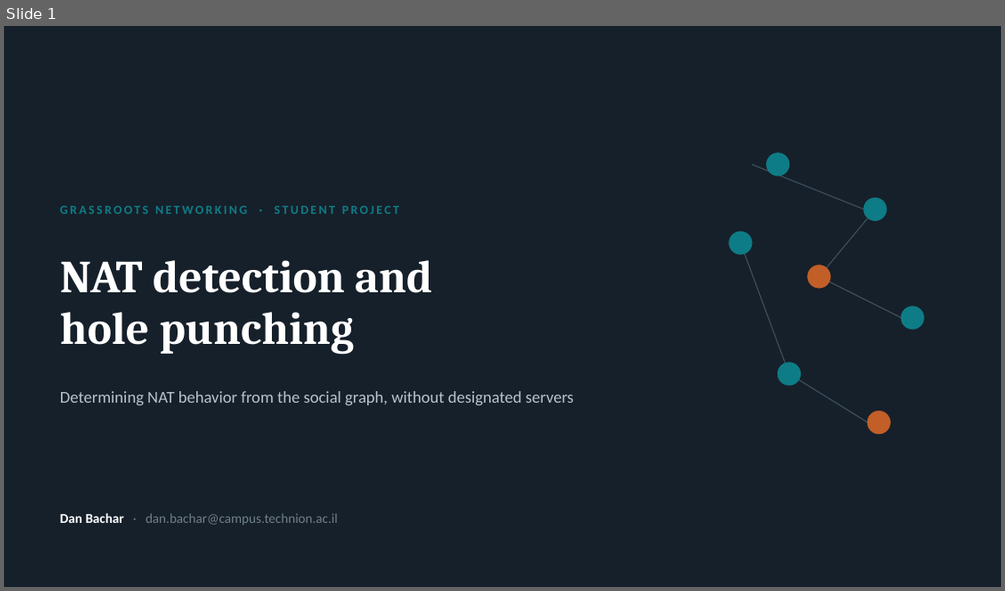
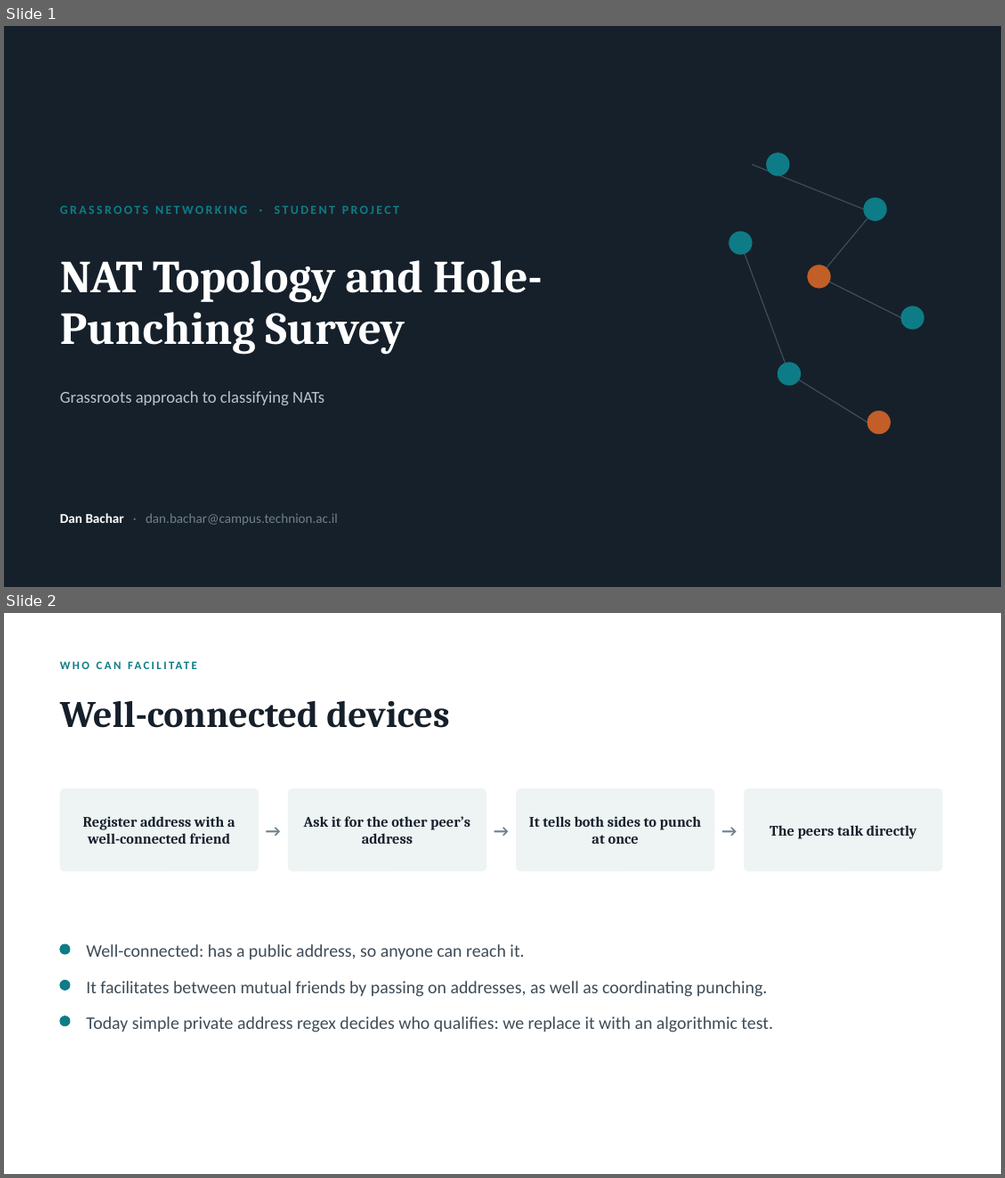
Before and after one commit to danbachar/grassroots-networking, a slide deck: docs/student-projects/grassroots-nat-project.pptx. Shown one above the other, each under a label of ours: slide 1 before the commit, slides 1 and 2 after it. The pictures are 1005x591 and 1005x1178 pixels, drawn with LibreOffice and Linux fonts; fonts in the diff are those of the drawing. Boxes give left, top, right and bottom in pixels: in the first picture for what was removed or moved away, otherwise in the second. Text is boxed around its words. In the diff, an @@ line names an element or a change of style, - is before the commit and + after.

```diff
--- a/docs/student-projects/grassroots-nat-project.pptx
+++ b/docs/student-projects/grassroots-nat-project.pptx
@@ slide 2 added at (x1=4, y1=613, x2=1001, y2=1174), background #FFFFFF @@
@@ text added at (x1=60, y1=700, x2=449, y2=728), 36 pt, text #16202A, bold @@
+Well-connected devices
@@ rounded rectangle added at (x1=60, y1=788, x2=259, y2=871), fill #EEF3F4, outline #EEF3F4 0.5 pt @@
@@ text added at (x1=259, y1=788, x2=288, y2=871), 16 pt, text #6E7F8B, bold @@
+→
@@ rounded rectangle added at (x1=288, y1=788, x2=486, y2=871), fill #EEF3F4, outline #EEF3F4 0.5 pt @@
@@ text added at (x1=486, y1=788, x2=517, y2=871), 16 pt, text #6E7F8B, bold @@
+→
@@ rounded rectangle added at (x1=517, y1=788, x2=714, y2=871), fill #EEF3F4, outline #EEF3F4 0.5 pt @@
@@ text added at (x1=714, y1=788, x2=744, y2=871), 16 pt, text #6E7F8B, bold @@
+→
@@ rounded rectangle added at (x1=744, y1=788, x2=942, y2=871), fill #EEF3F4, outline #EEF3F4 0.5 pt @@
@@ text added at (x1=83, y1=816, x2=235, y2=844), 14 pt, text #16202A, bold @@
+Register address with a well-connected friend
@@ text added at (x1=304, y1=816, x2=470, y2=844), 14 pt, text #16202A, bold @@
+Ask it for the other peer’s address
@@ text added at (x1=529, y1=816, x2=701, y2=844), 14 pt, text #16202A, bold @@
+It tells both sides to punch at once
@@ text added at (x1=769, y1=825, x2=916, y2=839), 14 pt, text #16202A, bold @@
+The peers talk directly
@@ ellipse added at (x1=60, y1=944, x2=70, y2=954), fill #0E7C86, outline #0E7C86 1 pt @@
@@ text added at (x1=86, y1=944, x2=524, y2=959), 17 pt, text #3E4C57 @@
+Well-connected: has a public address, so anyone can reach it.
@@ ellipse added at (x1=60, y1=981, x2=70, y2=989), fill #0E7C86, outline #0E7C86 1 pt @@
@@ text added at (x1=86, y1=981, x2=767, y2=997), 17 pt, text #3E4C57 @@
+It facilitates between mutual friends by passing on addresses, as well as coordinating punching.
@@ ellipse added at (x1=60, y1=1016, x2=70, y2=1026), fill #0E7C86, outline #0E7C86 1 pt @@
@@ text added at (x1=86, y1=1016, x2=773, y2=1032), 17 pt, text #3E4C57 @@
+Today simple private address regex decides who qualifies: we replace it with an algorithmic test.
@@ text added at (x1=398, y1=1016, x2=429, y2=1029), 11 pt, text #0E7C86, bold @@
+WHO CAN FACILITATE
@@ slide 1 changed as well @@
@@ text at (x1=60, y1=260, x2=542, y2=354): text changed @@
-NAT detection and
-hole punching
+NAT Topology and Hole-Punching Survey
@@ text at (x1=60, y1=391, x2=324, y2=405): text changed @@
-Determining NAT behavior from the social graph, without designated servers
+Grassroots approach to classifying NATs
```
Also in this commit, not shown: 3 other slides changed, 3 other slides added, 6 slides removed, 5 other files.
